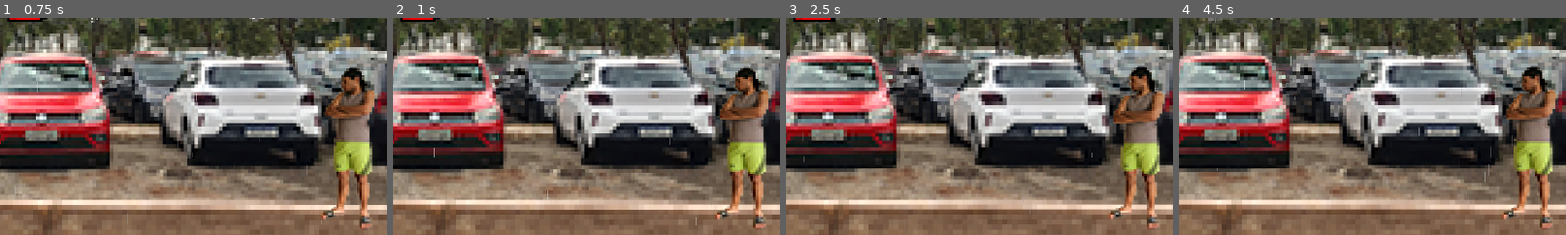
Above: before the commit, frames 1-4 (left to right).
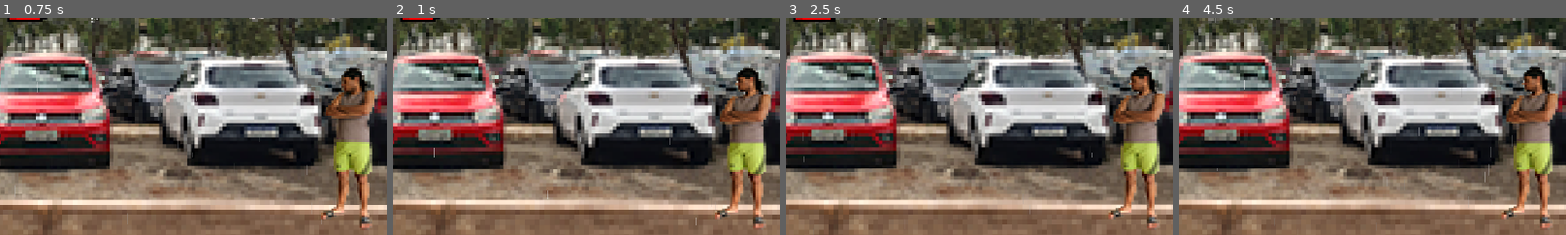
Above: after the commit, the same moments.

Repository: PHGomides/Desenvolvimento_UFcJ
Game: Godot game, scene res://prefer/world.tscn
The game is run twice, just before and just after one commit, with the same random seed, the same clock (stepped at 60 frames per second) and the same inputs. Video files are missing from this copy of the repository; at most half a second of black plays in their place.
Inputs (mouse positions are % of the whole screen's width and height, from its top left):
- Up to frame 1 (0.75 s): move the mouse to (72, 45) at 0.52 s; hold Right (ui_right) from 0.53 s (still down); hold U (ui_U) from 0.53 s (still down)
- Up to frame 2 (1 s): keep holding Right (ui_right); keep holding U (ui_U); tap Keypad 4 (ui_defesa) at 0.8 s
- Up to frame 3 (2.5 s): move the mouse to (30, 55) at 1.27 s; release U (ui_U) at 1.28 s; tap Keypad 4 (ui_defesa) at 1.35, 2.3 s; tap U (ui_U) at 1.55 s; move the mouse to (60, 28) at 2.02 s; release Right (ui_right) at 2.03 s; hold Left (ui_left) from 2.03 s (still down); hold U (ui_U) from 2.03 s (still down)
- Up to frame 4 (4.5 s): move the mouse to (45, 70) at 2.77 s; release Left (ui_left) at 2.78 s; release U (ui_U) at 2.78 s; hold Right (ui_right) 2.78-4.28 s; tap Keypad 4 (ui_defesa) at 2.85, 3.8, 4.35 s; tap U (ui_U) at 3.05 s; move the mouse to (80, 65) at 3.52 s; hold U (ui_U) 3.53-4.28 s; move the mouse to (20, 35) at 4.27 s; hold Left (ui_left) from 4.28 s (still down)
The pictures show only the part of the screen within x 47-96%, y 42-92%; the shares and areas given below are measured in that part.

Frame 1 is identical in both runs. In frame 2, 1.6% of the frame differs, in the area x 83-98%, y 23-97%; in frame 3, 0.4%; in frame 4, 1.6%.

Commit message:
Defesa 100% no neemias
falta adicionar no Michel

Diff:
--- a/game/Cenas/michel.tscn
+++ b/game/Cenas/michel.tscn
@@ -8,16 +8,11 @@
 [ext_resource type="Texture2D" uid="uid://dhjqw6b3yhm06" path="res://Assests/Michel Sprites Pronto/Michel dano/_0000s_0002_6.png" id="6_wqky6"]
 [ext_resource type="Texture2D" uid="uid://bk22uujqrel6g" path="res://Assests/Michel Sprites Pronto/Michel dano/_0000s_0001_7.png" id="7_1tjbb"]
 [ext_resource type="Texture2D" uid="uid://bdts30urgbjhj" path="res://Assests/Michel Sprites Pronto/Michel dano/_0000s_0000_8.png" id="8_pewi2"]
-[ext_resource type="Texture2D" uid="uid://qx4cfb2pbeuy" path="res://Assests/Michel Sprites Pronto/Michel Defesa/_0000s_0006_1.png" id="9_mjsnc"]
 [ext_resource type="Texture2D" uid="uid://ya30f72xg0ab" path="res://Assests/Michel Sprites Pronto/Michel Defesa/_0000s_0000_7.png" id="9_na1um"]
-[ext_resource type="Texture2D" uid="uid://ght7kwgjvrl6" path="res://Assests/Michel Sprites Pronto/Michel Defesa/_0000s_0005_2.png" id="10_si20s"]
 [ext_resource type="Texture2D" uid="uid://dq64vuan350t1" path="res://Assests/Michel Sprites Pronto/Michel especial/_0000s_0010_1.png" id="10_yulpp"]
-[ext_resource type="Texture2D" uid="uid://d15bw4vptrd1m" path="res://Assests/Michel Sprites Pronto/Michel Defesa/_0000s_0004_3.png" id="11_bq2x2"]
 [ext_resource type="Texture2D" uid="uid://c51p20bsmgynd" path="res://Assests/Michel Sprites Pronto/Michel especial/_0000s_0009_2.png" id="11_icyyv"]
-[ext_resource type="Texture2D" uid="uid://bpeuov7b3g2d4" path="res://Assests/Michel Sprites Pronto/Michel Defesa/_0000s_0003_4.png" id="12_2x33r"]
 [ext_resource type="Texture2D" uid="uid://ce3k0x6jnxgho" path="res://Assests/Michel Sprites Pronto/Michel especial/_0000s_0008_3.png" id="12_dk75m"]
 [ext_resource type="Texture2D" uid="uid://b6loebjjbs6ti" path="res://Assests/Michel Sprites Pronto/Michel especial/_0000s_0007_4.png" id="13_l02p1"]
-[ext_resource type="Texture2D" uid="uid://5owh1dxwri7k" path="res://Assests/Michel Sprites Pronto/Michel Defesa/_0000s_0002_5.png" id="13_odwtm"]
 [ext_resource type="Texture2D" uid="uid://cwnqw7ng2ctst" path="res://Assests/Michel Sprites Pronto/Michel especial/_0000s_0006_5.png" id="14_gkj2m"]
 [ext_resource type="Texture2D" uid="uid://up2a710wr71v" path="res://Assests/Michel Sprites Pronto/Michel Defesa/_0000s_0001_6.png" id="14_lvmpy"]
 [ext_resource type="Texture2D" uid="uid://dty5vcvf1kftj" path="res://Assests/Michel Sprites Pronto/Michel especial/_0000s_0005_6.png" id="15_1nep1"]
@@ -131,21 +126,6 @@
 }, {
 "frames": [{
 "duration": 1.0,
-"texture": ExtResource("9_mjsnc")
-}, {
-"duration": 1.0,
-"texture": ExtResource("10_si20s")
-}, {
-"duration": 1.0,
-"texture": ExtResource("11_bq2x2")
-}, {
-"duration": 1.0,
-"texture": ExtResource("12_2x33r")
-}, {
-"duration": 1.0,
-"texture": ExtResource("13_odwtm")
-}, {
-"duration": 1.0,
 "texture": ExtResource("14_lvmpy")
 }, {
 "duration": 1.0,
--- a/game/Cenas/neemias.tscn
+++ b/game/Cenas/neemias.tscn
@@ -13,7 +13,9 @@
 [ext_resource type="Texture2D" uid="uid://c6f7vfw4exywa" path="res://Assests/Neemias Sprites Prontos/Neemias especial/_0000s_0010_20240905_162028_019.png" id="11_c5s53"]
 [ext_resource type="Texture2D" uid="uid://cn5qgpdnlq2w" path="res://Assests/Neemias Sprites Prontos/Neemias especial/_0000s_0009_20240905_162028_023.png" id="12_866cl"]
 [ext_resource type="Texture2D" uid="uid://b2dw31uhj1w3r" path="res://Assests/Neemias Sprites Prontos/Neemias especial/_0000s_0008_20240905_162028_025.png" id="13_dfldh"]
+[ext_resource type="Texture2D" uid="uid://3gwux5w5cgj0" path="res://Assests/Neemias Sprites Prontos/Neemias defesa/_0000s_0004_5.png" id="13_sho6n"]
 [ext_resource type="Texture2D" uid="uid://dnydkktnkgqkx" path="res://Assests/Neemias Sprites Prontos/Neemias especial/_0000s_0007_20240905_162028_027.png" id="14_2v7xr"]
+[ext_resource type="Texture2D" uid="uid://c6gb2r0dhekv3" path="res://Assests/Neemias Sprites Prontos/Neemias defesa/_0000s_0005_6.png" id="14_entv3"]
 [ext_resource type="Texture2D" uid="uid://d3vsr0hscl3j" path="res://Assests/Neemias Sprites Prontos/Neemias especial/_0000s_0006_20240905_162028_029.png" id="15_0uohf"]
 [ext_resource type="Texture2D" uid="uid://duvx3033kunwv" path="res://Assests/Neemias Sprites Prontos/Neemias especial/_0000s_0005_20240905_162028_031.png" id="16_laoff"]
 [ext_resource type="Texture2D" uid="uid://b21557jbb3x7s" path="res://Assests/Neemias Sprites Prontos/Neemias especial/_0000s_0004_20240905_162028_035.png" id="17_j16d0"]
@@ -129,6 +131,17 @@
 }, {
 "frames": [{
 "duration": 1.0,
+"texture": ExtResource("13_sho6n")
+}, {
+"duration": 1.0,
+"texture": ExtResource("14_entv3")
+}],
+"loop": false,
+"name": &"defesa",
+"speed": 120.0
+}, {
+"frames": [{
+"duration": 1.0,
 "texture": ExtResource("9_moldr")
 }, {
 "duration": 1.0,
@@ -527,7 +540,7 @@
 position = Vector2(30, -17)
 scale = Vector2(1.02681, 0.863823)
 sprite_frames = SubResource("SpriteFrames_nn853")
-animation = &"punch3"
+animation = &"defesa"
 
 [node name="AnimationPlayer" type="AnimationPlayer" parent="anim"]
 
--- a/game/Scripts/PlayerScripts/player_2.gd
+++ b/game/Scripts/PlayerScripts/player_2.gd
@@ -43,6 +43,7 @@
 
 # Definição da variável para indicar se o jogador está defendendo
 var is_defending = false
+var break_defense = false
 
 @onready var especialHitbox = $hitbox_neemias/especialShape
 
@@ -144,6 +145,7 @@
 			else:
 				animation.play("punch3")
 				attack_state = 0
+
 				emit_signal("punch_activated_p2", "state3_p2")  # Emite sinal para ativar colisões de punch3
 
 			combo_window = COMBO_WINDOW_DURATION  # Reinicia a janela de combo
@@ -232,7 +234,7 @@
 	# Lógica para animação de defesa
 	if type_player != 1:
 		# Defesa com a tecla "U" para o player com type_player != 1
-		if Input.is_action_pressed("ui_U") and is_on_floor():
+		if Input.is_action_pressed("ui_U") and is_on_floor() and break_defense == false:
 			is_defending = true
 			velocity.x = 0  # Impede movimento enquanto defende
 			animation.play("defesa",false)  # Reproduz a animação de defesa sem looping
@@ -240,13 +242,12 @@
 			is_defending = false  # Para a defesa quando a tecla for solta
 	else:
 		# Defesa com a tecla "4" para o player com type_player == 1
-		if Input.is_action_pressed("ui_defesa")and is_on_floor():
+		if Input.is_action_pressed("ui_defesa")and is_on_floor() and break_defense == false:
 			is_defending = true
 			velocity.x = 0  # Impede movimento enquanto defende
-			animation.play("defesa", false)  # Reproduz a animação de defesa sem looping
+			animation.play("defesa")  # Reproduz a animação de defesa sem looping
 		else:
 			is_defending = false  # Para a defesa quando a tecla for solta
-
 	if type_player == 1:
 
 		if not is_round: # para funçao round
@@ -305,7 +306,6 @@
 
 
 
-
 func VirarDeLado() -> void:
 	current_direction = current_direction*-1
 	animation.scale.x = abs(animation.scale.x) * current_direction
@@ -349,13 +349,22 @@
 func _emit_special_signal() -> void:
 	emit_signal("punch_activated_p2", "state4")
 
-func _damage(damegeValue: int) -> void:
+func _damage(damegeValue: int, tipoGolpe: String) -> void:
 	if(is_defending== false):
 		is_attacking = true
 		vida-= damegeValue
 		power += 5
 		power = clamp(power, 0, MaxPower)
 		animation.play("damage")
+	elif(tipoGolpe == "punch3"):
+		break_defense = true
+		is_defending = false
+		print("sofri dano defendeeeeendo")
+		is_attacking = true
+		vida-= damegeValue
+		power += 5
+		power = clamp(power, 0, MaxPower)
+		animation.play("damage")
 
 
 func _start_round() -> void: is_round = true
@@ -373,7 +382,8 @@
 
 		elif animation.animation == "opcional":
 			opcional_attack = false  # Permite o uso do ataque opcional novamente
-
+		elif animation.animation == "damage":
+			break_defense = false
 		if combo_window > 0:
 			combo_ready = true  # Permite que o combo continue se o botão for pressionado no tempo certo
 
@@ -382,7 +392,6 @@
 			is_attacking = false  # Permite que o personagem volte a se mover após o ataque, se o combo não foi encadeado
 			animation.play("idle")
 			COMBO_WINDOW_DURATION = 0.4
-
 			#retirando as animações de particulas do personagem
 	for child in get_parent().get_children():
 		if child is Sprite2D:
--- a/game/Scripts/hitboxScripts/hurtbox_neemias.gd
+++ b/game/Scripts/hitboxScripts/hurtbox_neemias.gd
@@ -30,14 +30,14 @@
 		# Ações baseadas no tipo do golpe
 		if golpe_tipo == "punch1" || golpe_tipo == "punch2" :
 			print("Player 1 acertou o Player 2 com um soco!")
-			get_parent()._damage(10)
+			get_parent()._damage(10,golpe_tipo)
 
 		elif golpe_tipo == "punch3":
 			print("Player 1 acertou o Player 2 com um soco de cima pra baixo!")
-			get_parent()._damage(10)
+			get_parent()._damage(10,"punch3")
 			get_parent().KnockBack()
 		elif golpe_tipo == "especialShape":
 
 			print("Player 2 acertou o Player 1 com o especial!")
-			get_parent()._damage(50)
+			get_parent()._damage(50, golpe_tipo)
 			get_parent().KnockBack(1200)
Not shown: 1 places in game/Cenas/michel.tscn that only renumber resources
Not shown: 1 places in game/Cenas/neemias.tscn that only renumber resources
